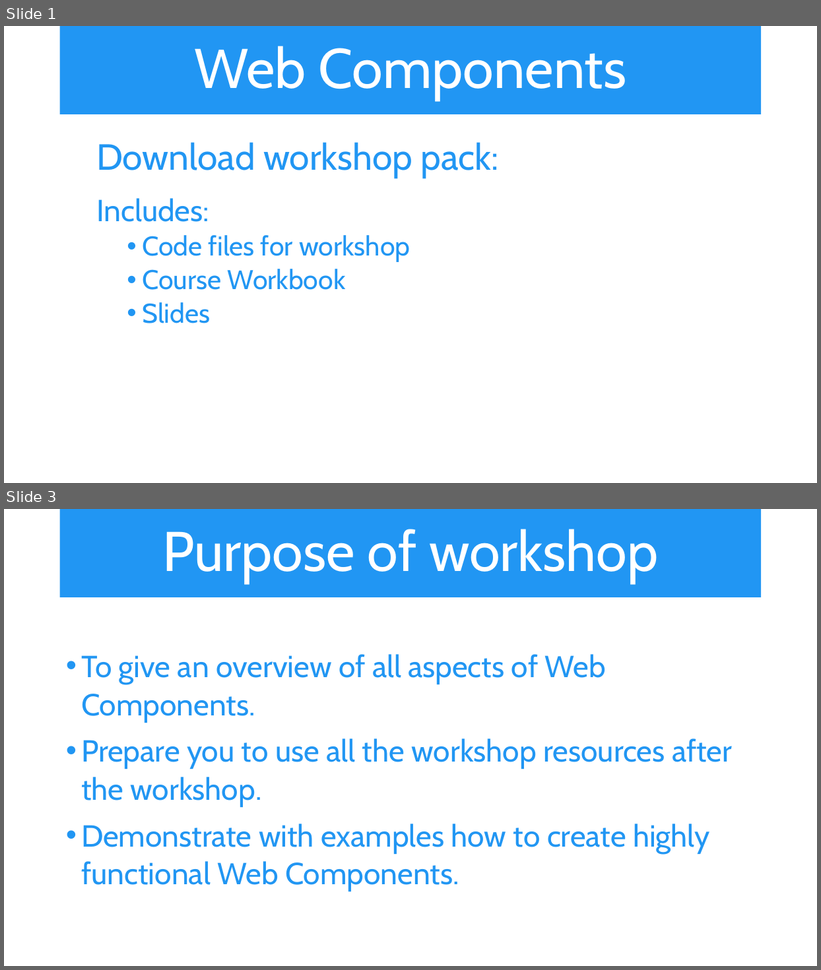
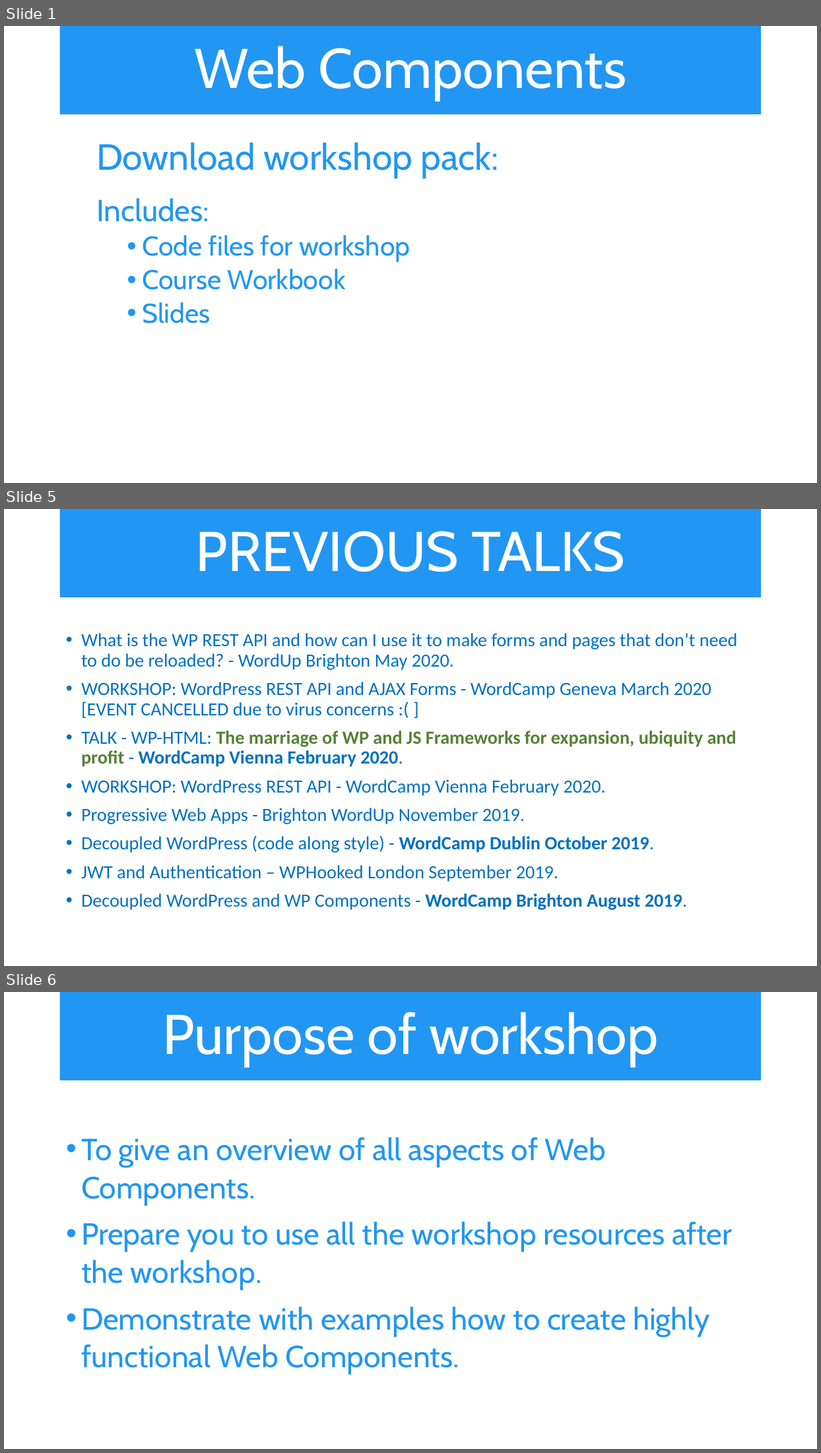
Before and after one commit to iwswordpress/WebComponents, a slide deck: Web-Components.pptx. Shown one above the other, each under a label of ours: slides 1 and 3 before the commit, slides 1, 5 and 6 after it; the slides between them are not shown. The pictures are 821x970 and 821x1453 pixels, drawn with LibreOffice and Linux fonts; fonts in the diff are those of the drawing. Boxes give left, top, right and bottom in pixels: in the first picture for what was removed or moved away, otherwise in the second. Text is boxed around its words. In the diff, an @@ line names an element or a change of style, - is before the commit and + after.

```diff
--- a/Web-Components.pptx
+++ b/Web-Components.pptx
@@ slide 5 added at (x1=4, y1=509, x2=817, y2=966), background #FFFFFF @@
@@ title added at (x1=60, y1=509, x2=762, y2=597), fill #2196F3, 66 pt, text #FFFFFF @@
+PREVIOUS TALKS
@@ text added at (x1=81, y1=633, x2=738, y2=910), 22 pt, text #0070C0 @@
+• What is the WP REST API and how can I use it to make forms and pages that don’t need to do be reloaded? - WordUp Brighton May 2020.
+• WORKSHOP: WordPress REST API and AJAX Forms - WordCamp Geneva March 2020 [EVENT CANCELLED due to virus concerns :( ]
+• TALK - WP-HTML: The marriage of WP and JS Frameworks for expansion, ubiquity and profit - WordCamp Vienna February 2020.
+• WORKSHOP: WordPress REST API - WordCamp Vienna February 2020.
+• Progressive Web Apps - Brighton WordUp November 2019.
+• Decoupled WordPress (code along style) - WordCamp Dublin October 2019.
+• JWT and Authentication – WPHooked London September 2019.
+• Decoupled WordPress and WP Components - WordCamp Brighton August 2019.
@@ what was slide 3 is now slide 6 @@
```
Also in this commit, not shown: 4 slides changed, 4 other slides added, 1 slide removed, 8 other files.
